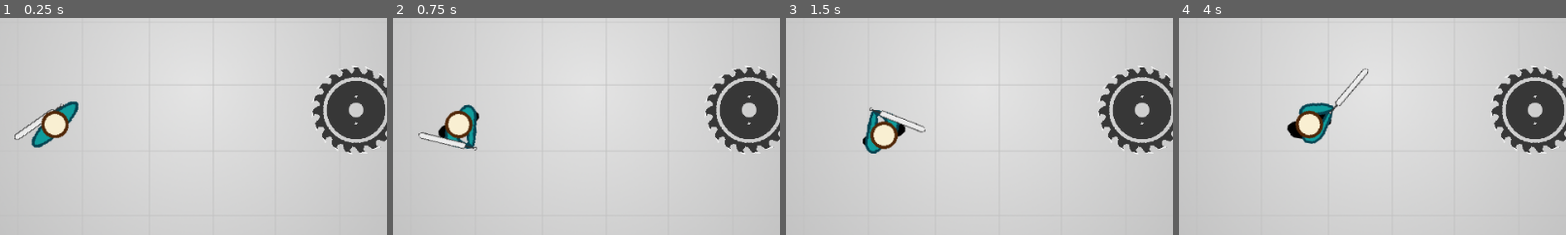
Above: before the commit, frames 1-4 (left to right).
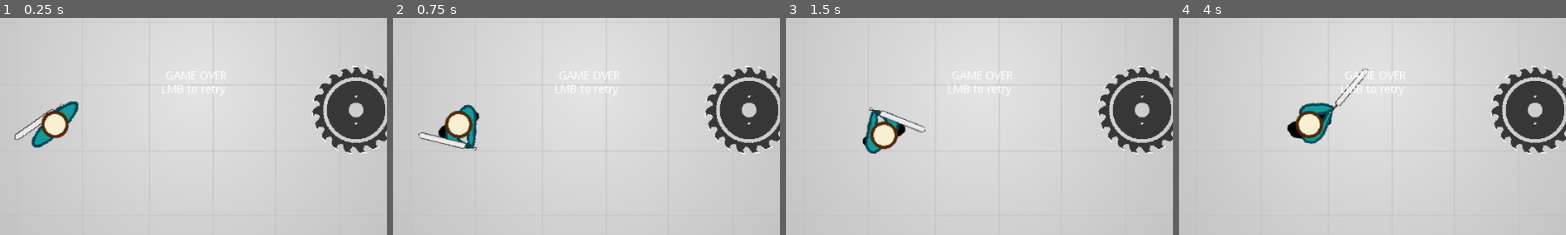
Above: after the commit, the same moments.

Repository: Zircon332/Sawblader
Game: Godot game, scene res://scenes/main.tscn
The game is run twice, just before and just after one commit, with the same random seed, the same clock (stepped at 60 frames per second) and the same inputs.
Inputs (mouse positions are % of the whole screen's width and height, from its top left):
- Up to frame 1 (0.25 s): no input
- Up to frame 2 (0.75 s): tap Enter at 0.5 s; move the mouse to (72, 45) at 0.52 s; hold D (move_right) from 0.53 s (still down); click (72, 45) at 0.6 s
- Up to frame 3 (1.5 s): move the mouse to (30, 55) at 1.27 s; release D (move_right) at 1.28 s; hold S (move_down) from 1.28 s (still down); click (30, 55) at 1.35 s
- Up to frame 4 (4 s): move the mouse to (60, 28) at 2.02 s; release S (move_down) at 2.03 s; hold D (move_right) 2.03-2.78 s; click (60, 28) at 2.1 s; move the mouse to (45, 70) at 2.77 s; hold W (move_up) 2.78-3.53 s; click (45, 70) at 2.85 s; move the mouse to (80, 65) at 3.52 s; hold A (move_left) from 3.53 s (still down); click (80, 65) at 3.6 s
The pictures show only the part of the screen within x 22-72%, y 28-78%; the shares and areas given below are measured in that part.

The runs differ from the first frame. In frame 1, less than 0.1% of the frame differs, in the area x 43-58%, y 24-35%; in frame 2, less than 0.1%; in frame 3, less than 0.1%; in frame 4, 0.1%, in the area x 42-58%, y 24-35%.

Commit message:
added end screen

Diff:
--- a/scenes/main.gd
+++ b/scenes/main.gd
@@ -27,11 +27,17 @@
 			$UI/HUD.set_time(time_elapsed)
 			spawner.set_pack_size(time_elapsed / 2)
 
-
 		GAME_STATES.END:
-			pass
+			if Input.is_action_just_pressed("swing"):
+				var game_scene = load("res://scenes/main.tscn")
+				get_tree().change_scene_to(game_scene)
 
 
 func add_score(points):
 	score += points
 	$UI/HUD.set_score(score)
+
+
+func _on_Player_dead():
+	game_state = GAME_STATES.END
+	$UI/EndScreen.visible = true
--- a/scenes/main.tscn
+++ b/scenes/main.tscn
@@ -76,6 +76,32 @@
 margin_bottom = 26.0
 text = "0"
 
+[node name="EndScreen" type="Control" parent="UI"]
+anchor_right = 1.0
+anchor_bottom = 1.0
+
+[node name="Text3" type="RichTextLabel" parent="UI/EndScreen"]
+anchor_left = 0.5
+anchor_top = 0.5
+anchor_right = 0.5
+anchor_bottom = 0.5
+margin_left = -61.0
+margin_top = -52.0
+margin_right = 61.0
+margin_bottom = -34.0
+size_flags_horizontal = 3
+size_flags_vertical = 3
+text = "GAME OVER"
+scroll_active = false
+
+[node name="Text4" type="RichTextLabel" parent="UI/EndScreen"]
+margin_left = 414.0
+margin_top = 235.0
+margin_right = 524.0
+margin_bottom = 255.0
+rect_min_size = Vector2( 0, 20 )
+text = "LMB to retry"
+
 [node name="Spawner" parent="." instance=ExtResource( 1 )]
 position = Vector2( 73.1666, 47.4188 )
 scale = Vector2( 0.817454, 0.764396 )
@@ -111,3 +137,5 @@
 scale = Vector2( -87.51, -17.5083 )
 collision_layer = 0
 collision_mask = 3
+
+[connection signal="dead" from="Player" to="." method="_on_Player_dead"]
